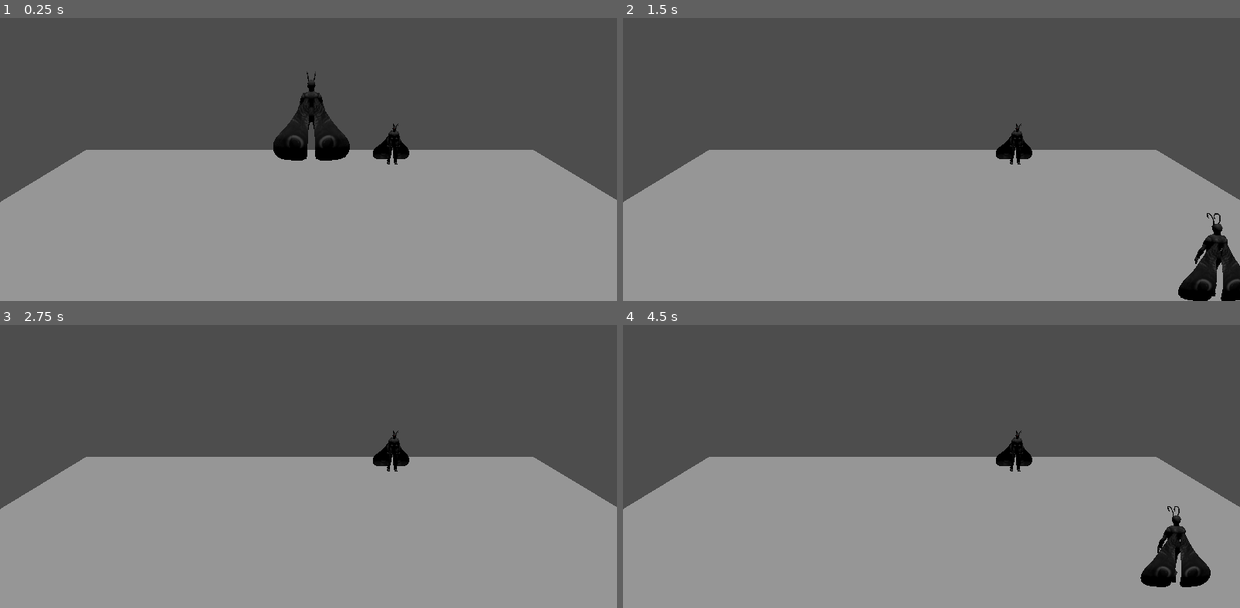
Above: before the commit, frames 1-4 (two rows, left to right).
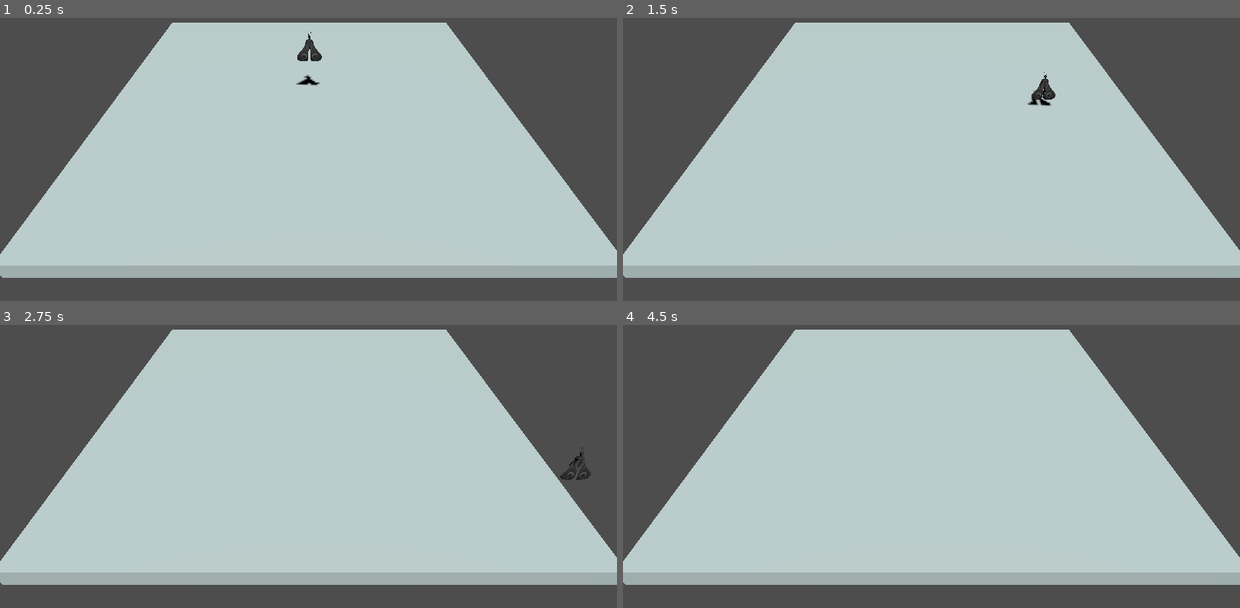
Above: after the commit, the same moments.

Repository: matteomiceli/mothman
Game: Godot game, scene res://world.tscn
Two runs of this game, one before a commit and one after it. Both use one fixed random seed, a clock stepped at 60 frames per second and the inputs below.
Inputs:
- Up to frame 1 (0.25 s): no input
- Up to frame 2 (1.5 s): hold D (strafe_right) 0.53-1.28 s; hold Space (jump) 0.53-1.28 s; tap Shift (dash) at 0.6 s; hold S (move_back) from 1.28 s (still down); tap Space (jump) at 1.35 s
- Up to frame 3 (2.75 s): tap Space (jump) at 1.52, 1.82 s; tap Shift (dash) at 1.55, 2.1 s; release S (move_back) at 2.03 s; hold D (strafe_right) from 2.03 s (still down); hold Space (jump) from 2.03 s (still down)
- Up to frame 4 (4.5 s): release D (strafe_right) at 2.78 s; release Space (jump) at 2.78 s; hold W (move_forward) 2.78-3.53 s; tap Shift (dash) at 2.85, 4.35 s; tap Space (jump) at 3.02, 3.32 s; hold Space (jump) 3.53-4.28 s; hold A (strafe_left) from 3.53 s (still down); tap Enter at 4.25 s

The runs differ from the first frame. In frame 1, 73% of the frame differs, in the area x 0-100%, y 1-100%; in frame 2, 74%; in frame 3, 74%; in frame 4, 74%.

Commit message:
fix: cleanup and fixes
- Fixed camera angle
- aligned floor and character model
- Cleaned up player controller to have clearer flow

Diff:
--- a/character_body_3d.gd
+++ /dev/null
@@ -1,55 +0,0 @@
-extends CharacterBody3D
-
-var gravity = ProjectSettings.get_setting("physics/3d/default_gravity")
-var speed = 4.0  # movement speed
-var jump_speed = 6.0  # determines jump height
-var mouse_sensitivity = 0.002  # turning speed
-
-# Jump
-var is_jumping = false
-
-# Dash
-var is_dashing = false
-var dash_force = 40
-const DASH_DECAY = 200
-var dash_velocity: Vector3
-
-func get_input():
-	var input = Input.get_vector("strafe_left", "strafe_right", "move_forward", "move_back")
-	velocity.x = input.x * speed
-	velocity.z = input.y * speed
-
-	if Input.is_action_just_pressed("dash") and not is_dashing:
-		is_dashing = true
-		dash_velocity.x = input.x * dash_force
-		dash_velocity.z = input.y * dash_force
-
-	if Input.is_action_pressed("jump"):
-		jump()
-
-func _physics_process(delta):
-	get_input()
-	velocity.y += -gravity * delta
-
-	if is_on_floor():
-		is_jumping = false
-
-	if is_dashing:
-		var decay_amount = DASH_DECAY * delta
-		if dash_velocity.length() <= decay_amount:
-			dash_velocity = Vector3.ZERO
-			is_dashing = false
-		else:
-			dash_velocity -= dash_velocity.normalized() * decay_amount
-
-	velocity.x = velocity.x + dash_velocity.x
-	velocity.z = velocity.z + dash_velocity.z
-
-	move_and_slide()
-
-func jump():
-	if is_jumping or not is_on_floor():
-		return
-
-	is_jumping = true
-	velocity.y = 5
--- a/floor.tscn
+++ b/floor.tscn
@@ -1,18 +1,22 @@
-[gd_scene load_steps=3 format=3 uid="uid://6s1mmgwdx7un"]
+[gd_scene load_steps=4 format=3 uid="uid://6s1mmgwdx7un"]
 
 [sub_resource type="BoxShape3D" id="BoxShape3D_ryoud"]
-size = Vector3(29.8266, 1, 30.6404)
+size = Vector3(30, 1, 30)
+
+[sub_resource type="StandardMaterial3D" id="StandardMaterial3D_ryoud"]
+albedo_color = Color(0.640839, 0.702865, 0.697432, 1)
+roughness = 0.24
 
 [sub_resource type="BoxMesh" id="BoxMesh_ryoud"]
+material = SubResource("StandardMaterial3D_ryoud")
 
 [node name="Node3D" type="Node3D"]
 
 [node name="StaticBody3D" type="StaticBody3D" parent="."]
 
 [node name="CollisionShape3D" type="CollisionShape3D" parent="StaticBody3D"]
-transform = Transform3D(1, 0, 0, 0, 1, 0, 0, 0, 1, -0.910919, -0.201312, -0.468353)
 shape = SubResource("BoxShape3D_ryoud")
 
 [node name="MeshInstance3D" type="MeshInstance3D" parent="StaticBody3D"]
-transform = Transform3D(29.827, 0, 0, 0, 1, 0, 0, 0, 30.64, 0, 0, 0)
+transform = Transform3D(30, 0, 0, 0, 1, 0, 0, 0, 30, 0, 0, 0)
 mesh = SubResource("BoxMesh_ryoud")
--- /dev/null
+++ b/player-controller.gd
@@ -0,0 +1,53 @@
+extends CharacterBody3D
+
+const SPEED = 6
+const JUMP_VELOCITY = 5
+
+# Dash
+var is_dashing = false
+var dash_velocity: Vector3
+const DASH_FORCE = 40
+const DASH_DECAY = 200
+
+func apply_gravity(delta: float):
+	velocity += get_gravity() * delta
+
+
+func handle_movement(delta: float):
+	var input := Input.get_vector("strafe_left", "strafe_right", "move_forward", "move_back")
+	handle_dash_decay(delta)
+
+	# TODO: this feels like it wants to be distilled down to an `apply_speed_modifiers` function that
+	# applies all speed modifiers on the player, not just the dash modifier
+	velocity.x = (input.x * SPEED) + dash_velocity.x
+	velocity.z = (input.y * SPEED) + dash_velocity.z
+
+	if Input.is_action_just_pressed("jump"):
+		if is_on_floor():
+			velocity.y = JUMP_VELOCITY
+
+	if Input.is_action_just_pressed("dash"):
+		if not is_dashing:
+			is_dashing = true
+			dash_velocity.x = input.x * DASH_FORCE
+			dash_velocity.z = input.y * DASH_FORCE
+
+
+func handle_dash_decay(delta: float):
+	if not is_dashing:
+		return
+
+	var decay_amount := DASH_DECAY * delta
+	if dash_velocity.length() > decay_amount:
+		dash_velocity -= dash_velocity.normalized() * decay_amount
+	else:
+		dash_velocity = Vector3.ZERO
+		is_dashing = false
+
+
+func _physics_process(delta: float):
+	handle_movement(delta)
+	apply_gravity(delta)
+
+
+	move_and_slide()
--- a/player.tscn
+++ b/player.tscn
@@ -1,6 +1,6 @@
 [gd_scene load_steps=5 format=3 uid="uid://c17h2tuj0i08t"]
 
-[ext_resource type="Script" uid="uid://cfxir6p8q1ey1" path="res://character_body_3d.gd" id="1_4flbx"]
+[ext_resource type="Script" uid="uid://cfxir6p8q1ey1" path="res://player-controller.gd" id="1_4flbx"]
 [ext_resource type="PackedScene" uid="uid://d4jwapdkj6pnx" path="res://scene.gltf" id="2_onrkg"]
 
 [sub_resource type="CapsuleMesh" id="CapsuleMesh_sh265"]
@@ -17,14 +17,8 @@
 mesh = SubResource("CapsuleMesh_sh265")
 
 [node name="CollisionShape3D" type="CollisionShape3D" parent="CharacterBody3D"]
+transform = Transform3D(1, 0, 0, 0, 1, 0, 0, 0, 1, 0, 1.00278, 0)
 shape = SubResource("CapsuleShape3D_sh265")
 
 [node name="Sketchfab_Scene" parent="CharacterBody3D" instance=ExtResource("2_onrkg")]
-transform = Transform3D(-1, 0, -0.000593336, 0, 1, 0, 0.000593336, 0, -1, 0, 0, 0)
-
-[node name="Camera3D" type="Camera3D" parent="."]
-transform = Transform3D(1, 0, 0, 0, 0.958859, 0.283881, 0, -0.283881, 0.958859, -0.0660871, 3.01474, 8.75635)
-fov = 48.8
-
-[node name="DirectionalLight3D" type="DirectionalLight3D" parent="."]
-transform = Transform3D(1, 0, 0, 0, -4.37114e-08, 1, 0, -1, -4.37114e-08, 0, 8.4062, 0)
+transform = Transform3D(-1, 0, 8.74228e-08, 0, 1, 0, -8.74228e-08, 0, -1, 0, 0, 0)
--- /dev/null
+++ b/world.gd
@@ -0,0 +1 @@
+extends Node3D
--- a/world.tscn
+++ b/world.tscn
@@ -1,16 +1,21 @@
-[gd_scene load_steps=4 format=3 uid="uid://c05byuu4pif4x"]
+[gd_scene load_steps=3 format=3 uid="uid://c05byuu4pif4x"]
 
 [ext_resource type="PackedScene" uid="uid://6s1mmgwdx7un" path="res://floor.tscn" id="1_f3sb7"]
 [ext_resource type="PackedScene" uid="uid://c17h2tuj0i08t" path="res://player.tscn" id="2_fj7yv"]
-[ext_resource type="PackedScene" uid="uid://d4jwapdkj6pnx" path="res://scene.gltf" id="3_tlwt5"]
 
 [node name="World" type="Node3D"]
 
 [node name="Floor" parent="." instance=ExtResource("1_f3sb7")]
-transform = Transform3D(1, 0, 0, 0, 1, 0, 0, 0, 1, 0.0135994, -0.0107763, -0.000720978)
+transform = Transform3D(1, 0, 0, 0, 1, 0, 0, 0, 1, 0, -0.5, 0)
 
 [node name="Player" parent="." instance=ExtResource("2_fj7yv")]
-transform = Transform3D(1, 0, 0, 0, 1, 0, 0, 0, 1, 0, 6.12057, 0)
+transform = Transform3D(1, 0, 0, 0, 1, 0, 0, 0, 1, 0, 3.38796, 0)
 
-[node name="Sketchfab_Scene" parent="." instance=ExtResource("3_tlwt5")]
-transform = Transform3D(1, 0, 0, 0, 1, 0, 0, 0, 1, 3.95675, 2.26757, -8.35889)
+[node name="Camera3D" type="Camera3D" parent="."]
+transform = Transform3D(1, 0, 0, 0, 0.797542, 0.603263, 0, -0.603263, 0.797542, -0.0660871, 16.0572, 25.4476)
+fov = 48.8
+
+[node name="DirectionalLight3D" type="DirectionalLight3D" parent="."]
+transform = Transform3D(0.997549, 0.0658961, 0.0235181, -0.0570181, 0.570821, 0.819093, 0.0405504, -0.818426, 0.573179, 0, 15.5293, 4.87762)
+light_energy = 1.635
+shadow_enabled = true
Renamed: character_body_3d.gd.uid -> player-controller.gd.uid
Not shown, added: world.gd.uid
